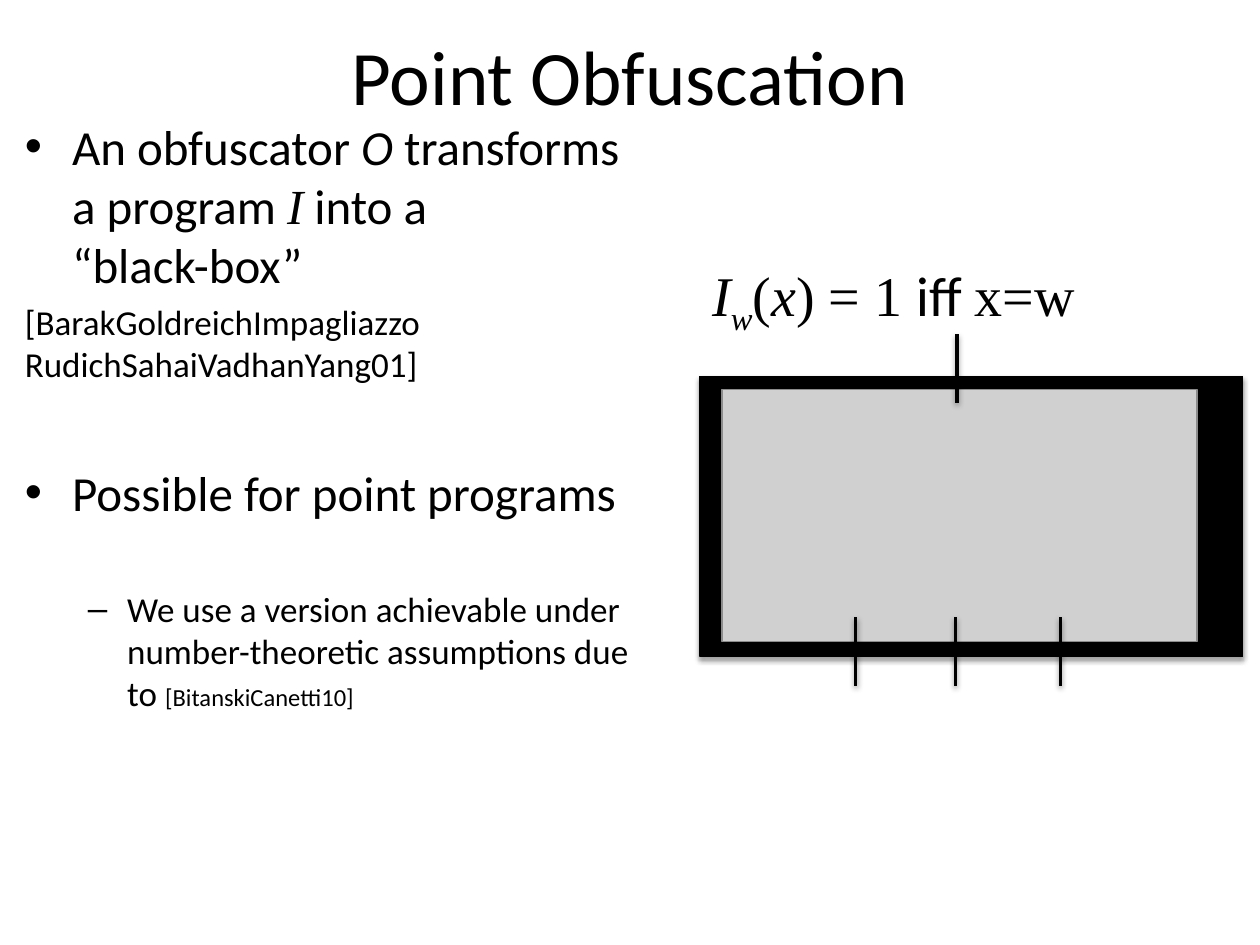
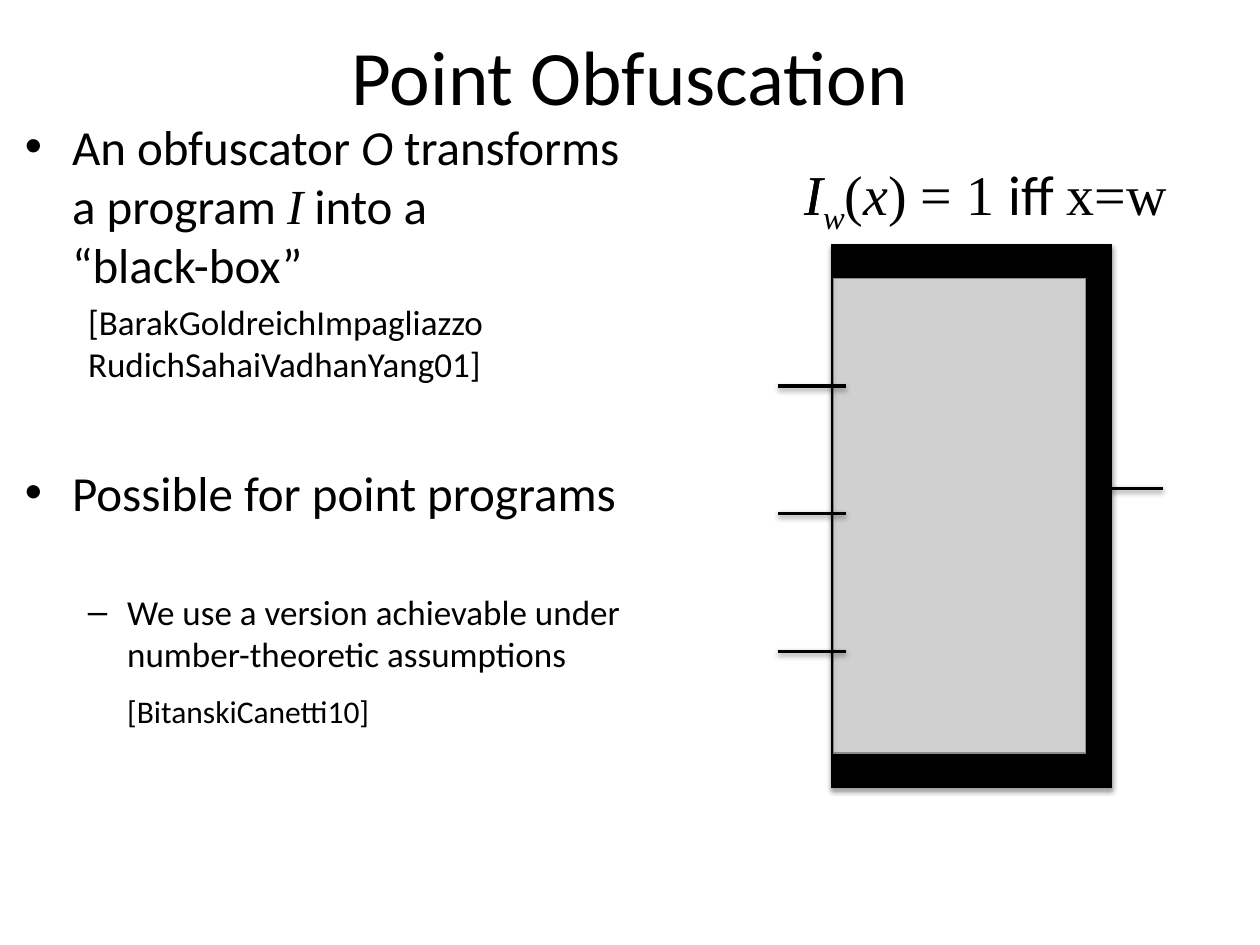
Before and after one commit to xianruimeng/comp-fuzzy-ext, a slide deck: slide 11 of constantRate/KeyDerivationWithNegativeUsable.pptx. Drawn at 1260x945 pixels with LibreOffice and Linux fonts; fonts in the diff are those of the drawing; grey boxes stand for pictures. Boxes give left, top, right and bottom in pixels: in the first picture for what was removed or moved away, otherwise in the second. Text is boxed around its words. In the diff, an @@ line names an element or a change of style, - is before the commit and + after.

Commit message:
working on slides

```diff
--- a/constantRate/KeyDerivationWithNegativeUsable.pptx
+++ b/constantRate/KeyDerivationWithNegativeUsable.pptx
@@ text "Iw(x) = 1 iff x=w" moved from (x1=753, y1=277, x2=1075, y2=326) to (x1=845, y1=176, x2=1167, y2=226) @@
@@ text added at (x1=805, y1=178, x2=824, y2=215), 32 pt, text #000000, italic @@
+I
@@ rotation 0 to 90 degrees in 3 elements at (x1=833, y1=278, x2=1085, y2=753), (x1=832, y1=245, x2=1112, y2=788), (x1=832, y1=245, x2=1112, y2=788) @@
@@ line removed from (958, 403) to (958, 334) @@
@@ line added from (777, 387) to (845, 387), #000000 2 pt @@
@@ line added from (1095, 489) to (1163, 489), #000000 2 pt @@
@@ line added from (777, 513) to (845, 513), #000000 2 pt @@
@@ text at (x1=127, y1=600, x2=620, y2=728): text changed @@
-  – We use a version achievable under number-theoretic assumptions due to [BitanskiCanetti10]
+  – We use a version achievable under number-theoretic assumptions [BitanskiCanetti10]
@@ line removed from (955, 685) to (955, 617) @@
@@ line removed from (1061, 685) to (1061, 617) @@
@@ line moved from (856, 685) - (856, 617) to (777, 651) - (845, 651) @@
```
Also in this commit, not shown: 14 other slides changed, 5 slides added.
